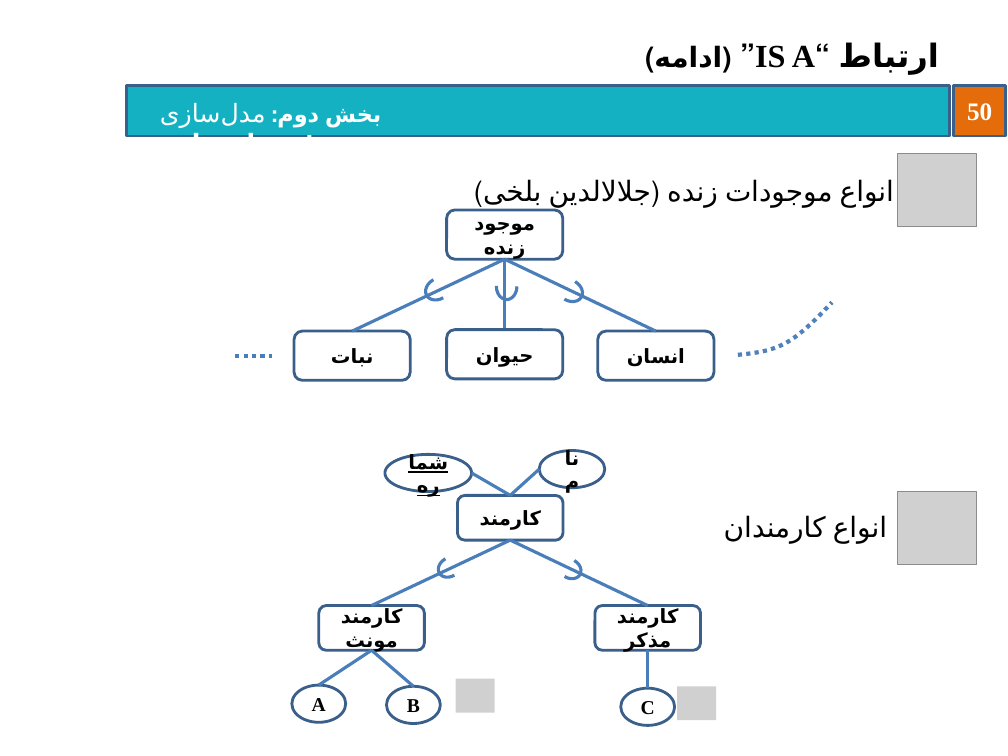
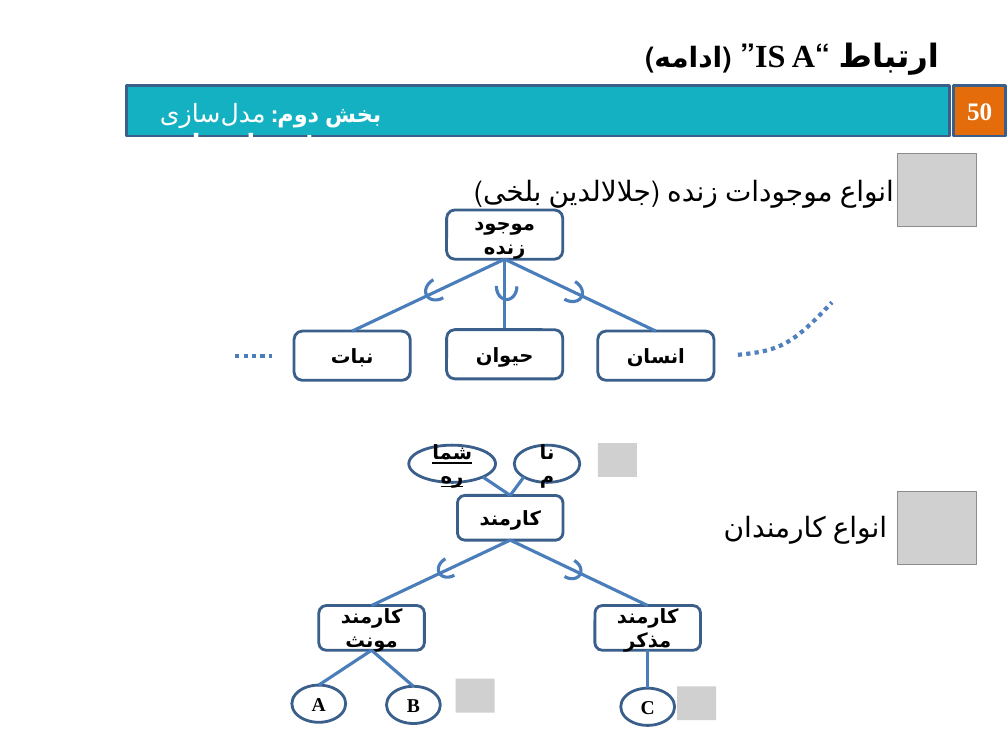
Before and after one commit to behnamhatami/DB-Slides, a slide deck: slide 50 of 2-DB-DataModeling.pptx. Drawn at 1008x756 pixels with LibreOffice and Linux fonts; fonts in the diff are those of the drawing; grey boxes stand for pictures; background and template pictures are left out. Boxes give left, top, right and bottom in pixels: in the first picture for what was removed or moved away, otherwise in the second. Text is boxed around its words. In the diff, an @@ line names an element or a change of style, - is before the commit and + after.

Commit message:
editing slides 50 to end and a little review of other slides, after class

```diff
--- a/2-DB-DataModeling.pptx
+++ b/2-DB-DataModeling.pptx
@@ ellipse "شماره": place and size @@
-ellipse "شماره" at box(385, 455, 472, 492)
+ellipse "شماره" at box(409, 446, 496, 483)
@@ ellipse "نام": place and size @@
-ellipse "نام" at box(539, 451, 605, 488)
+ellipse "نام" at box(514, 446, 580, 483)
@@ picture added at box(598, 444, 637, 478) @@
@@ line moved from (510, 495) - (472, 473) to (510, 495) - (483, 477) @@
@@ line moved from (510, 495) - (539, 469) to (510, 495) - (524, 477) @@
```
Also in this commit, not shown: 12 other slides changed.
